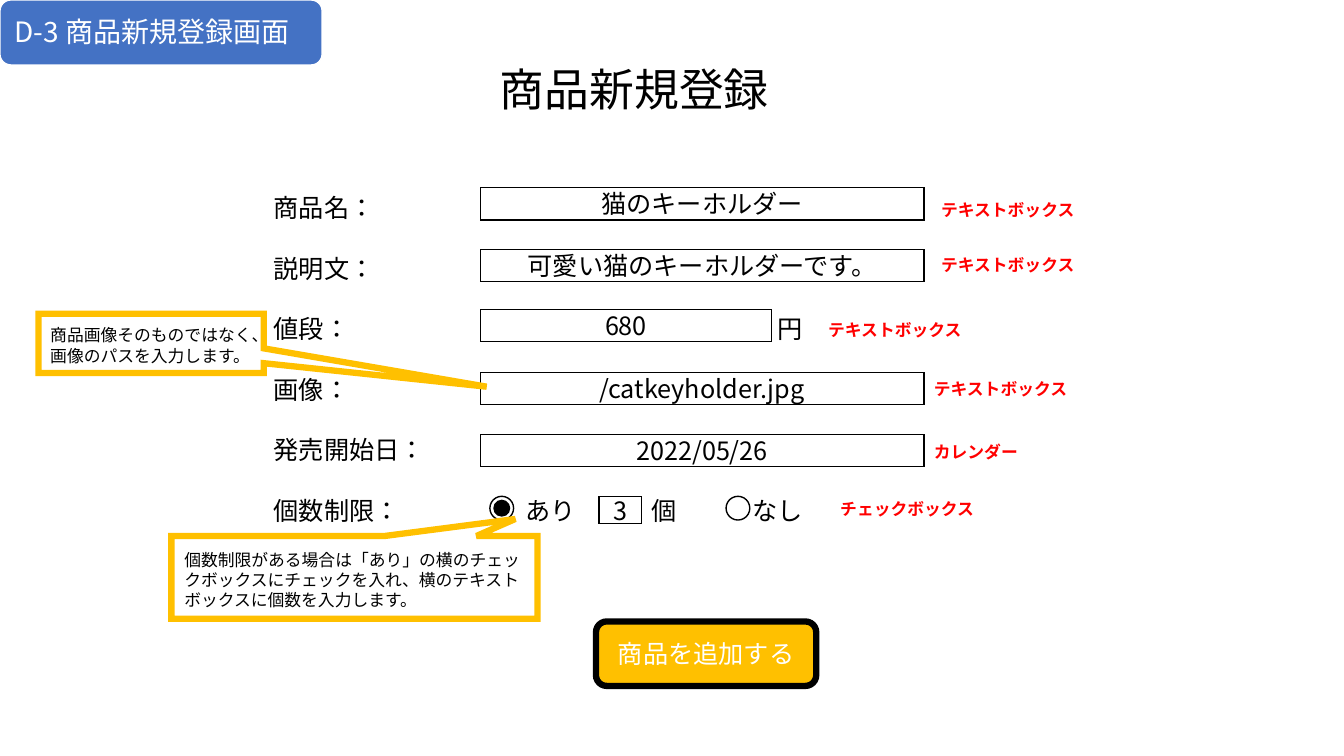
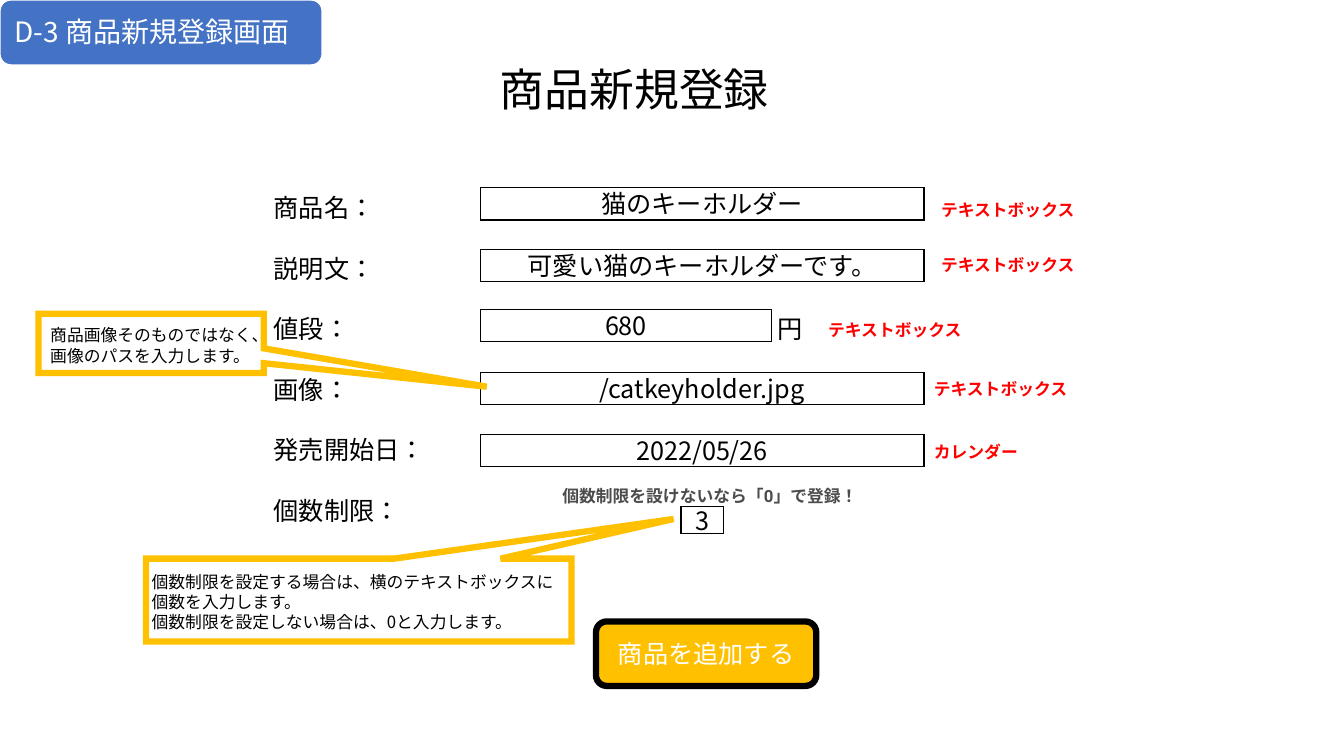
Before and after one commit to hkaneda/portfolio, a slide deck: slide 18 of 画面設計書（ショッピングサイト）.pptx. Drawn at 1344x756 pixels with LibreOffice and Linux fonts; fonts in the diff are those of the drawing. Boxes give left, top, right and bottom in pixels: in the first picture for what was removed or moved away, otherwise in the second. Text is boxed around its words. In the diff, an @@ line names an element or a change of style, - is before the commit and + after.

Commit message:
D-3 商品新規登録画面・D-6 商品情報変更画面の個数制限部分のレイアウトと説明文を修正

```diff
--- a/画面設計書（ショッピングサイト）.pptx
+++ b/画面設計書（ショッピングサイト）.pptx
@@ text at bbox=[274, 498, 400, 522]: text changed @@
-個数制限： あり 個 なし
+個数制限：
@@ ellipse removed at bbox=[490, 496, 514, 520] @@
@@ ellipse removed at bbox=[494, 500, 509, 515] @@
@@ text added at bbox=[562, 487, 857, 507], 12 pt, text #4C4C4C, bold @@
+個数制限を設けないなら「0」で登録！
@@ rectangle "3": place and size @@
-rectangle "3" at bbox=[599, 496, 641, 523]
+rectangle "3" at bbox=[681, 506, 723, 533]
@@ ellipse removed at bbox=[726, 496, 750, 520] @@
@@ text removed at bbox=[840, 501, 974, 517] @@
-チェックボックス
@@ speech box: place and size @@
-speech box at bbox=[171, 536, 537, 619]
+speech box at bbox=[146, 559, 572, 641]
@@ speech box at bbox=[146, 559, 572, 641]: proportions changed @@
@@ text at bbox=[152, 574, 554, 630]: text changed @@
-個数制限がある場合は「あり」の横のチェックボックスにチェックを入れ、横のテキストボックスに個数を入力します。
+個数制限を設定する場合は、横のテキストボックスに
+個数を入力します。
+個数制限を設定しない場合は、0と入力します。
```
Also in this commit, not shown: 1 other slide changed.
